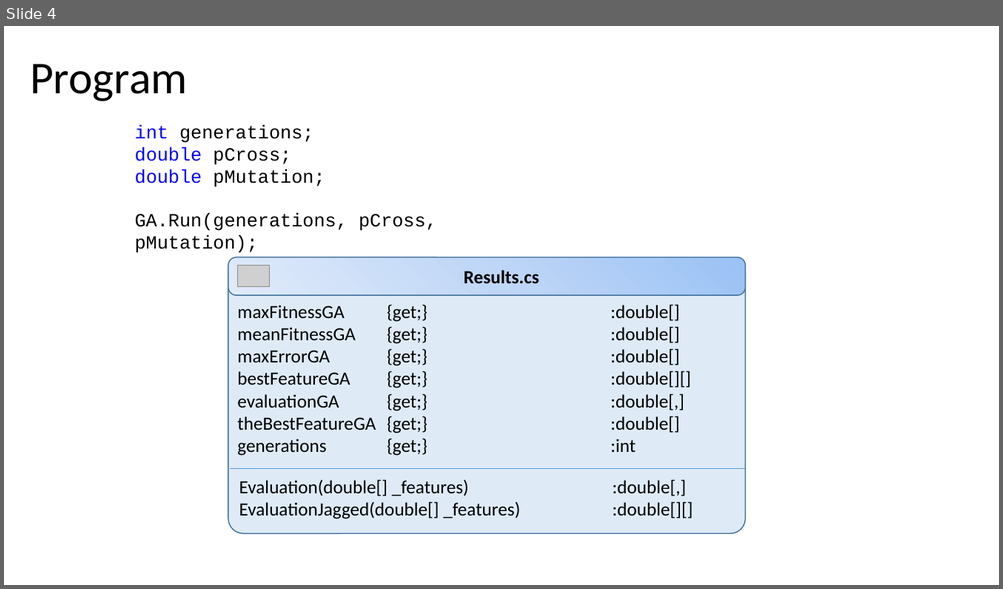
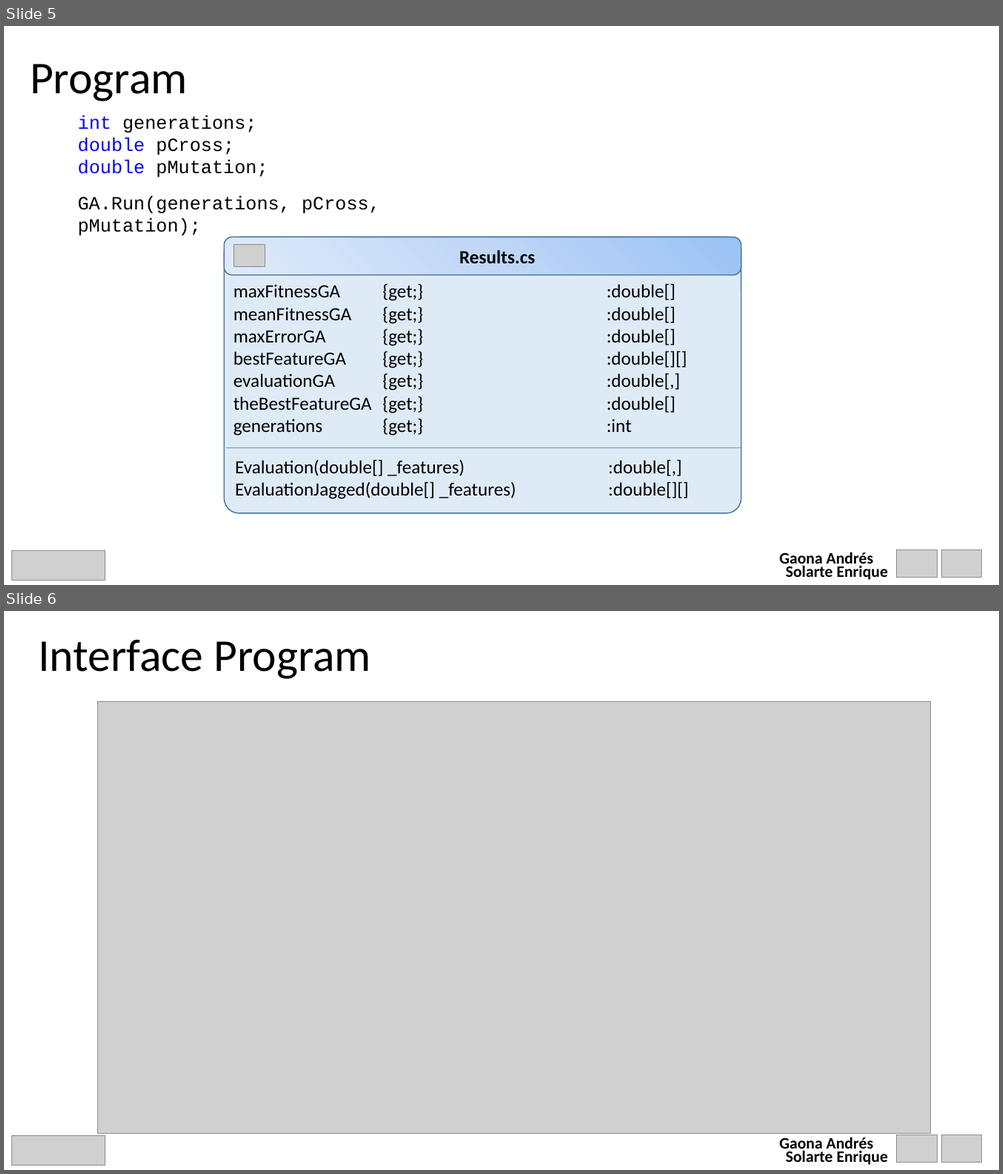
Before and after one commit to EnriqueSolarte/GA_appication, a slide deck: GA_application/GA_application/PresentationGA.pptx. Shown one above the other, each under a label of ours: slide 4 before the commit, slides 5 and 6 after it. The pictures are 1003x589 and 1003x1174 pixels, drawn with LibreOffice and Linux fonts; fonts in the diff are those of the drawing; grey boxes stand for pictures. Boxes give left, top, right and bottom in pixels: in the first picture for what was removed or moved away, otherwise in the second. Text is boxed around its words. In the diff, an @@ line names an element or a change of style, - is before the commit and + after.

```diff
--- a/GA_application/GA_application/PresentationGA.pptx
+++ b/GA_application/GA_application/PresentationGA.pptx
@@ slide 6 added at bbox=[4, 611, 999, 1170], background #FFFFFF @@
@@ text added at bbox=[38, 639, 371, 679], 44 pt, text #000000 @@
+Interface Program
@@ picture added at bbox=[98, 701, 930, 1134] @@
@@ group added at bbox=[12, 1136, 982, 1166]: 3 pictures, 1 text @@
+Gaona Andrés
+Solarte Enrique
@@ what was slide 4 is now slide 5 @@
@@ slide 5 changed as well @@
@@ text "int generations;": place and size @@
-text "int generations;" at bbox=[135, 125, 324, 187]
+text "int generations;" at bbox=[78, 116, 267, 178]
@@ text "GA.Run(generations, pCross, pMutation);": place and size @@
-text "GA.Run(generations, pCross, pMutation);" at bbox=[135, 212, 437, 253]
+text "GA.Run(generations, pCross, pMutation);" at bbox=[78, 195, 380, 236]
@@ 2 rounded rectangles, 1 picture: place and size @@
-2 rounded rectangles, 1 picture at bbox=[228, 258, 745, 534]
+2 rounded rectangles, 1 picture at bbox=[224, 237, 741, 514]
@@ 2 texts, 1 line: place and size @@
-2 texts, 1 line at bbox=[230, 304, 745, 520]
+2 texts, 1 line at bbox=[225, 284, 740, 500]
@@ group added at bbox=[12, 551, 982, 581]: 3 pictures, 1 text @@
+Gaona Andrés
+Solarte Enrique
```
Also in this commit, not shown: 3 other slides changed, 2 other slides added, 1 other file.
